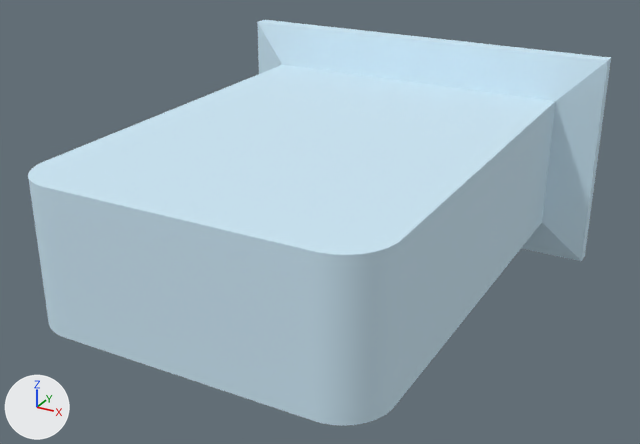
The FBX model Unity Project/Giroux-CAP6117-SANC - crown/Assets/Models/LOD Headstones/PA-539-F.fbx, before and after one commit.
Rendered twice from a 50 mm lens placed at (0.664, -1.621, 0.562), pointed at (0.004, -0.422, -0.037). The lights are fixed; the arrows at lower left show +X, +Y and +Z. The first picture is the older version. Objects named as collision shapes, trigger or cutter boxes, shadow casters or lower levels of detail are left out. Where no turn or scale is listed for an object, it has been applied to the vertices.

Before the edit, the objects in view are built like this:
```python
mat_0_615686_0_811765_0_929412_0_000000_0_130 = principled_material('0.615686_0.811765_0.929412_0.000000_0.130')
mat_0_615686_0_811765_0_929412_0_000000_0_130.base_color = (0.616, 0.812, 0.929)  # blue #cee9f7
mat_0_615686_0_811765_0_929412_0_000000_0_130.roughness = 1.0
me_mesh1_066 = bpy.data.meshes.new('mesh1.066')
me_mesh1_066.from_pydata(...)  # 160 vertices, 316 faces; spans x -0.363..0.363, y -0.812..0.0, z -0.196..0.196
me_mesh1_066.materials.append(mat_0_615686_0_811765_0_929412_0_000000_0_130)  # blue #cee9f7
ob_pa_539_f_lod0 = bpy.data.objects.new('PA-539-F_LOD0', me_mesh1_066)
ob_pa_539_f_lod0.location = (0.0, 0.0, 0.0)
```
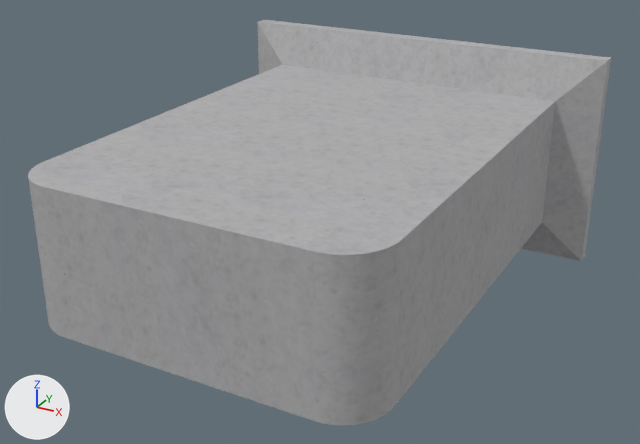
Boxes (x1, y1, x2, y2) around the edits, measured in the pictures (640 x 444 px):
'PA-539-F_LOD0', surface changed (blue to grey): (28, 20, 611, 426) in both

The edits, one by one:
Picture 'B-539-F.png' (img_b_539_f_png) is new.
In material '0.615686_0.811765_0.929412_0.000000_0.130' (mat_0_615686_0_811765_0_929412_0_000000_0_130), base_color is no longer (0.616, 0.812, 0.929), blue #cee9f7.
In material '0.615686_0.811765_0.929412_0.000000_0.130' (mat_0_615686_0_811765_0_929412_0_000000_0_130), texture is now set to img_b_539_f_png.
In material '0.615686_0.811765_0.929412_0.000000_0.130' (mat_0_615686_0_811765_0_929412_0_000000_0_130), roughness goes from 1.0 to 0.859.
